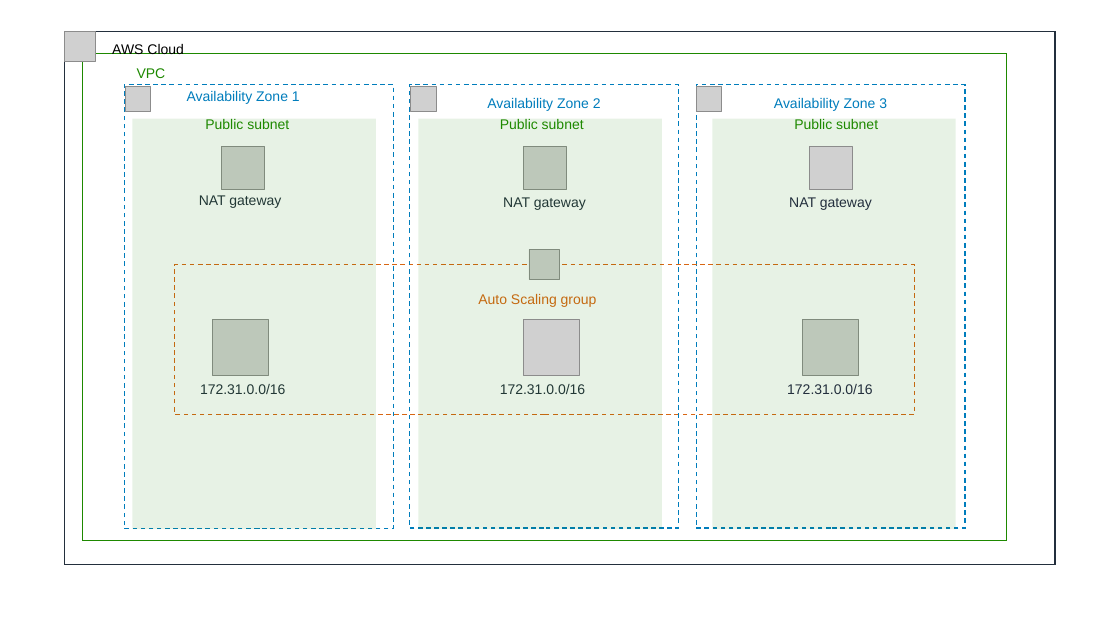
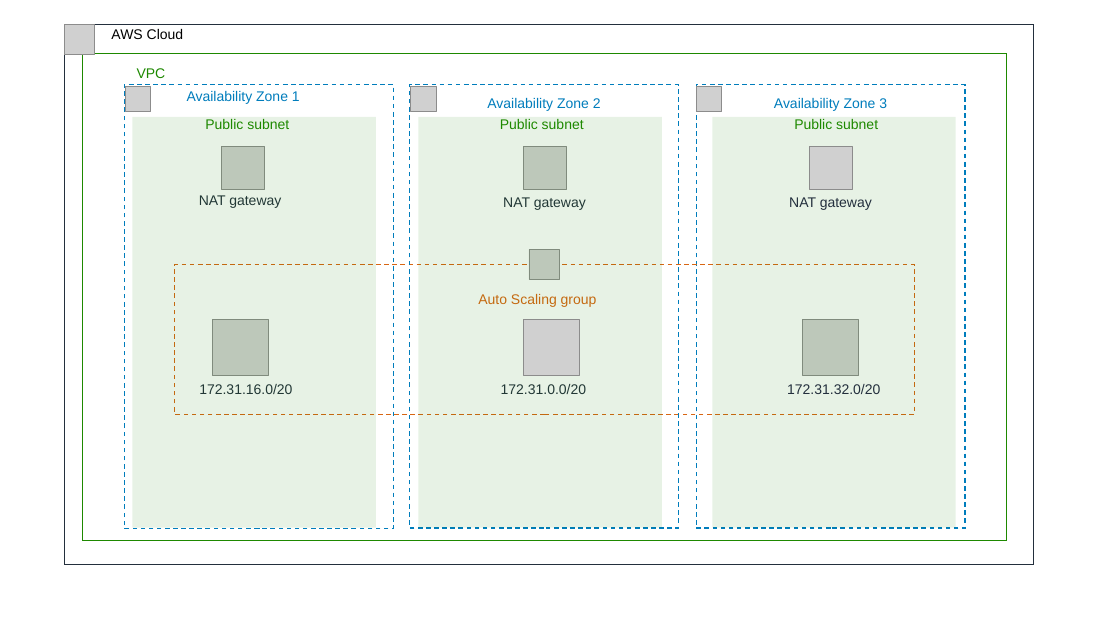
Before and after one commit to aws-quickstart/quickstart-neo4j, a slide deck: slide 1 of docs/images/neo4j_architecture_diagram.pptx. Drawn at 1120x630 pixels with LibreOffice and Linux fonts; fonts in the diff are those of the drawing; grey boxes stand for pictures; background and template pictures are left out. Boxes give left, top, right and bottom in pixels: in the first picture for what was removed or moved away, otherwise in the second. Text is boxed around its words. In the diff, an @@ line names an element or a change of style, - is before the commit and + after.

```diff
--- a/docs/images/neo4j_architecture_diagram.pptx
+++ b/docs/images/neo4j_architecture_diagram.pptx
@@ picture: place and size @@
-picture at box(65, 31, 95, 61)
+picture at box(64, 24, 94, 55)
@@ rectangle: place and size @@
-rectangle at box(65, 31, 1055, 564)
+rectangle at box(65, 25, 1034, 565)
@@ free "AWS Cloud": place and size @@
-free "AWS Cloud" at box(112, 44, 183, 54)
+free "AWS Cloud" at box(108, 29, 1049, 29)
@@ text at box(199, 384, 292, 394): text changed @@
-172.31.0.0/16
+172.31.16.0/20
@@ text at box(501, 384, 586, 394): text changed @@
-172.31.0.0/16
+172.31.0.0/20
@@ text at box(787, 384, 880, 394): text changed @@
-172.31.0.0/16
+172.31.32.0/20
```
Also in this commit, not shown: 9 other files.
